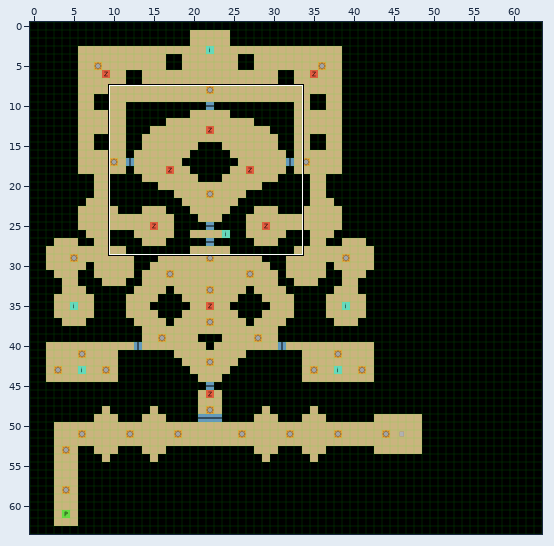
An edit to a level. Tiled map, assets-src/maps/chap2.tmx. The first picture is a wide view before the edit; the outline marks the close-up.
Close-up. Earlier state:
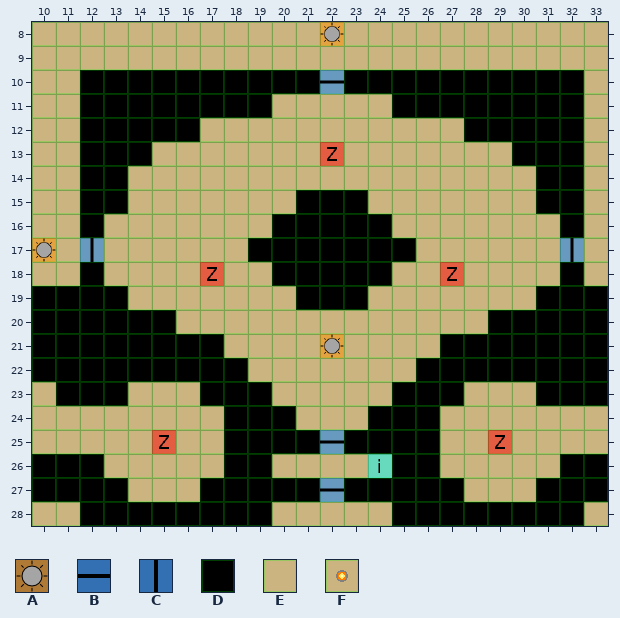
Cells are 32x32 px. Shown: x 10..33, y 8..28. The commit also changed other parts of the map, which this record leaves out.
Key: from "items": A 0, B 3, C 4; from "terrain": D 0, E 1, F 8.
_ is an empty cell.
Objects are placed by their top-left corner, in cells (3,4 is the top-left corner of cell 3,4); size is 1x1 cell unless given.
Layer "map" before, first column x 10:
 8 EEEEEEEEEEEEFEEEEEEEEEEE
 9 EEEEEEEEEEEEEEEEEEEEEEEE
10 EEDDDDDDDDDDEDDDDDDDDDDE
11 EEDDDDDDDDEEEEEDDDDDDDDE
12 EEDDDDDEEEEEEEEEEEDDDDDE
13 EEDDDEEEEEEEEEEEEEEEDDDE
14 EEDDEEEEEEEEEEEEEEEEEDDE
15 EEDDEEEEEEEDDDEEEEEEEDDE
16 EEDEEEEEEEDDDDDEEEEEEEDE
17 FEEEEEEEEDDDDDDDEEEEEEEE
18 EEDEEEEEEEDDDDDEEEEEEEDE
19 DDDDEEEEEEEDDDEEEEEEEDDD
20 DDDDDDEEEEEEEEEEEEEDDDDD
21 DDDDDDDDEEEEFEEEEDDDDDDD
22 DDDDDDDDDEEEEEEEDDDDDDDD
23 EDDDEEEDDDEEEEEDDDEEEDDD
24 EEEEEEEEDDDEEEDDDEEEEEEE
25 EEEEEEEEDDDDEDDDDEEEEEEE
26 DDDEEEEEDDEEEEEDDEEEEEDD
27 DDDDEEEDDDDDEDDDDDEEEDDD
28 EEDDDDDDDDEEEEEDDDDDDDDE
Objects on layer "lights" before:
A "Light" at 22,8
A "Light" at 10,17
A "Light" at 22,21
Objects on layer "doors" before:
B "HDoor" at 22,10
C "VDoor" at 32,17
C "VDoor" at 12,17
B "HDoor" at 22,25
B "HDoor" at 22,27
The same view after the edit:
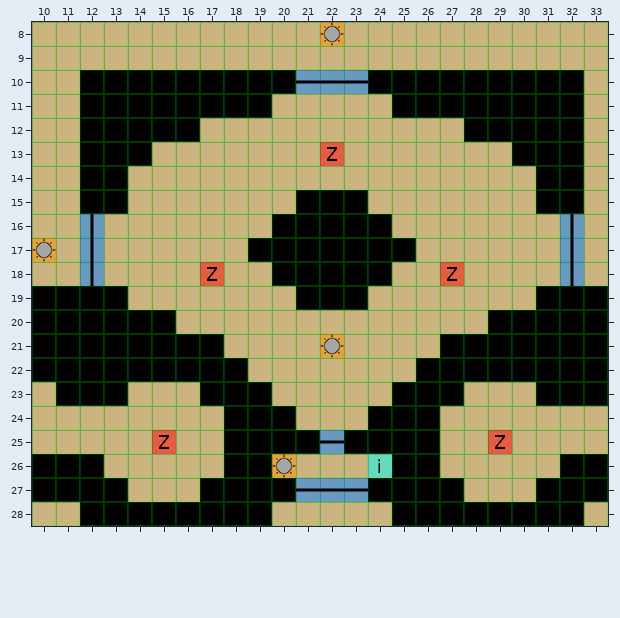
Commit: Updated doors (and lights again ?)
What changed:
Layer "map":
The edit turns tile D into tile E in row 10 at x 21 and 23; in row 16 at x 12 and 32; in row 18 at x 12 and 32; in row 27 at x 21 and 23.
The edit turns tile E into tile F in row 26 at x 20.
Layer "lights":
A new object: A "Light" at 20,26.
Layer "doors":
Object B "HDoor" at 21,10 comes in from outside this view.
A new object: B "HDoor" at 23,10.
A new object: C "VDoor" at 32,16.
A new object: C "VDoor" at 12,16.
A new object: C "VDoor" at 32,18.
A new object: C "VDoor" at 12,18.
A new object: B "HDoor" at 23,27.
A new object: B "HDoor" at 21,27.
